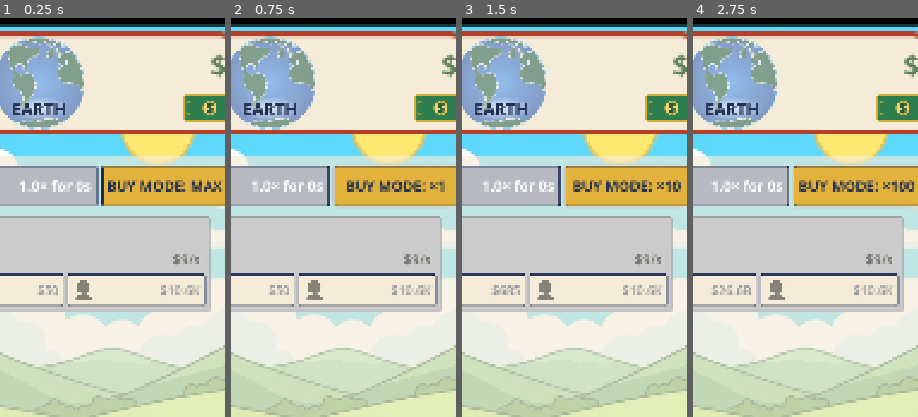
Above: before the commit, frames 1-4 (left to right).
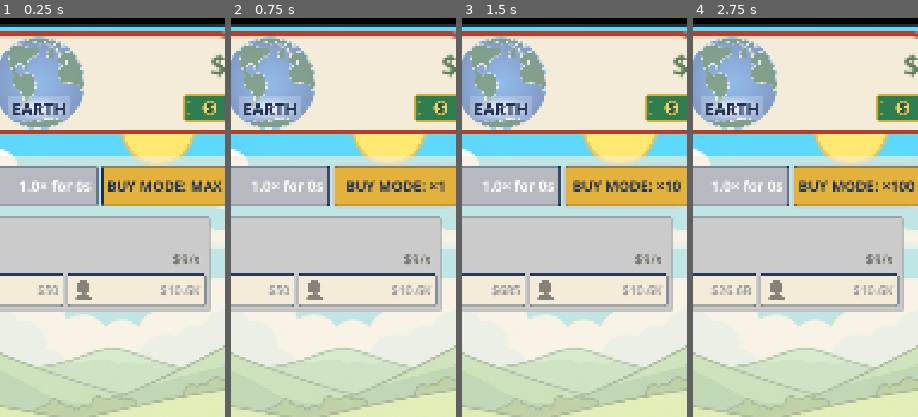
Above: after the commit, the same moments.

Repository: TimGoergen/american-tycoon
Game: Godot game, scene res://Main.tscn
Same seed, same stepped clock (60 frames per second), same inputs: the game is played once before the commit and once after it.
Inputs:
- Up to frame 1 (0.25 s): no input
- Up to frame 2 (0.75 s): click "BUY MODE: MAX" at 0.5 s
- Up to frame 3 (1.5 s): click "BUY MODE: ×1" at 1.25 s
- Up to frame 4 (2.75 s): click "BUY MODE: ×10" at 2 s
The pictures show only the part of the screen within x 41-91%, y 0-50%; the shares and areas given below are measured in that part.

The runs differ from the first frame. In frame 1, 0.2% of the frame differs, in the area x 3-32%, y 19-26%; in frame 2, 0.2%; in frame 3, 0.2%; in frame 4, 0.2%.

Commit message:
Civilization name backing: more opaque (center 0.95, edge 0.2)
Co-Authored-By: Claude Opus 4.8 <noreply@anthropic.com>

Claude-Session: https://claude.ai/code/session_01WxVCyzQ6nqDT1WeDAswgPb

Diff:
--- a/game/scripts/ui/HeroStat.gd
+++ b/game/scripts/ui/HeroStat.gd
@@ -131,9 +131,10 @@
 var _epoch_name_backing: TextureRect
 ## Center opacity of that backing (Godot alpha is 0.0–1.0). The gradient fades from this at the
 ## middle to EPOCH_BACKING_EDGE_ALPHA at the edges.
-const EPOCH_BACKING_ALPHA := 0.80
-## Edge opacity of the radial backing — fully transparent, so the plate feathers out to nothing.
-const EPOCH_BACKING_EDGE_ALPHA := 0.0
+const EPOCH_BACKING_ALPHA := 0.95
+## Edge opacity of the radial backing — kept low so the plate still feathers out, but no longer
+## fully transparent, so the whole plate reads more opaque (Tim, 2026-07-01).
+const EPOCH_BACKING_EDGE_ALPHA := 0.2
 const EPOCH_BACKING_PAD := Vector2(8, 4)
 ## Vertical-only scale of the backing about the name's center — 0.85 shrinks the plate's HEIGHT 15%
 ## while its width stays at the name + padding (Tim, 2026-07-01).
